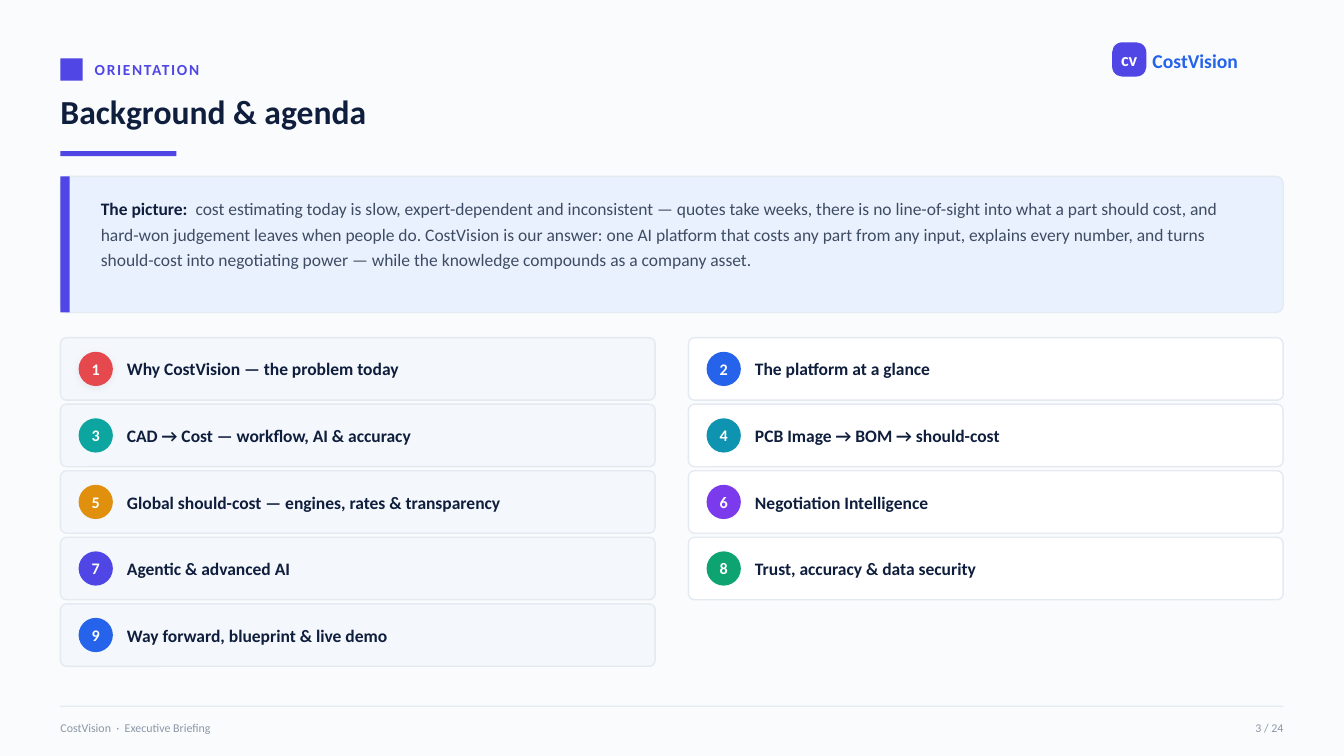
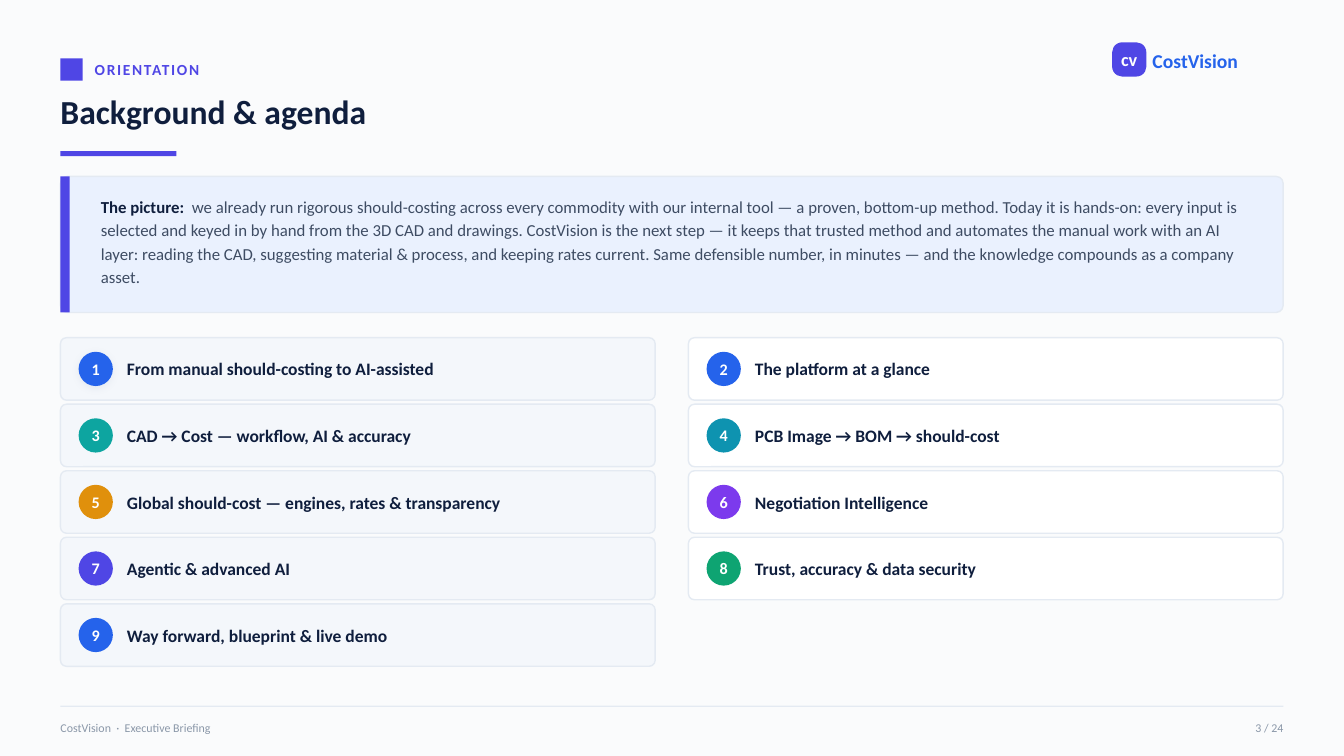
Before and after one commit to bhosaleavinash546/leamington-marathi, a slide deck: slide 3 of CostVision-Platform-Executive-Briefing.pptx. Drawn at 1344x756 pixels with LibreOffice and Linux fonts; fonts in the diff are those of the drawing. Boxes give left, top, right and bottom in pixels: in the first picture for what was removed or moved away, otherwise in the second. Text is boxed around its words. In the diff, an @@ line names an element or a change of style, - is before the commit and + after.

```diff
--- a/CostVision-Platform-Executive-Briefing.pptx
+++ b/CostVision-Platform-Executive-Briefing.pptx
@@ text at (x1=101, y1=201, x2=1237, y2=283): text changed; size 12.5 to 12 pt @@
-The picture: cost estimating today is slow, expert-dependent and inconsistent — quotes take weeks, there is no line-of-sight into what a part should cost, and hard-won judgement leaves when people do. CostVision is our answer: one AI platform that costs any part from any input, explains every number, and turns should-cost into negotiating power — while the knowledge compounds as a company asset.
+The picture: we already run rigorous should-costing across every commodity with our internal tool — a proven, bottom-up method. Today it is hands-on: every input is selected and keyed in by hand from the 3D CAD and drawings. CostVision is the next step — it keeps that trusted method and automates the manual work with an AI layer: reading the CAD, suggesting material & process, and keeping rates current. Same defensible number, in minutes — and the knowledge compounds as a company asset.
@@ ellipse at (x1=79, y1=352, x2=113, y2=386): fill #E5484D to #2563EB @@
@@ text at (x1=127, y1=362, x2=433, y2=378): text changed @@
-Why CostVision — the problem today
+From manual should-costing to AI-assisted
```
Also in this commit, not shown: 1 slide added, 1 slide removed.
